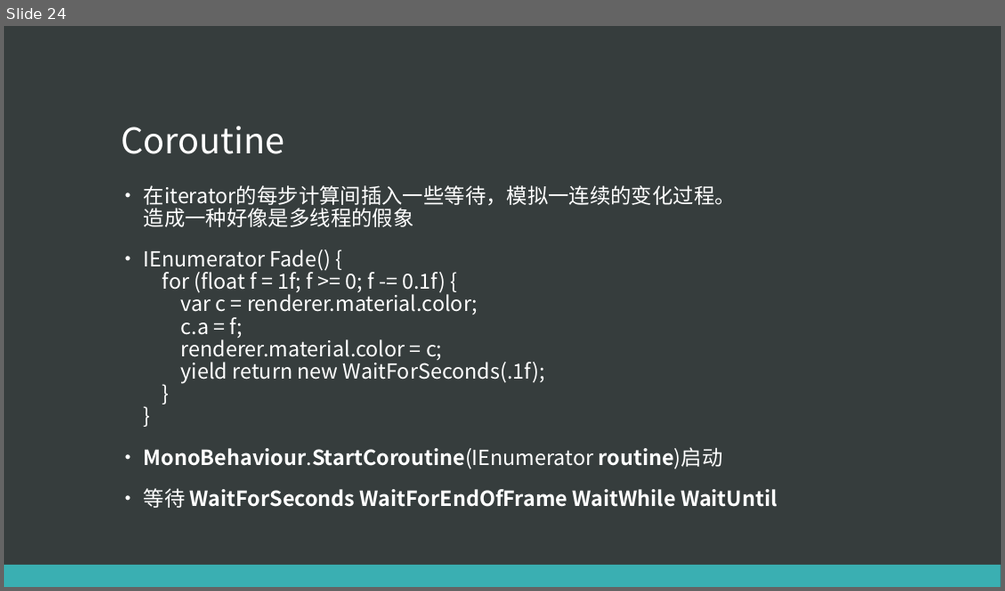
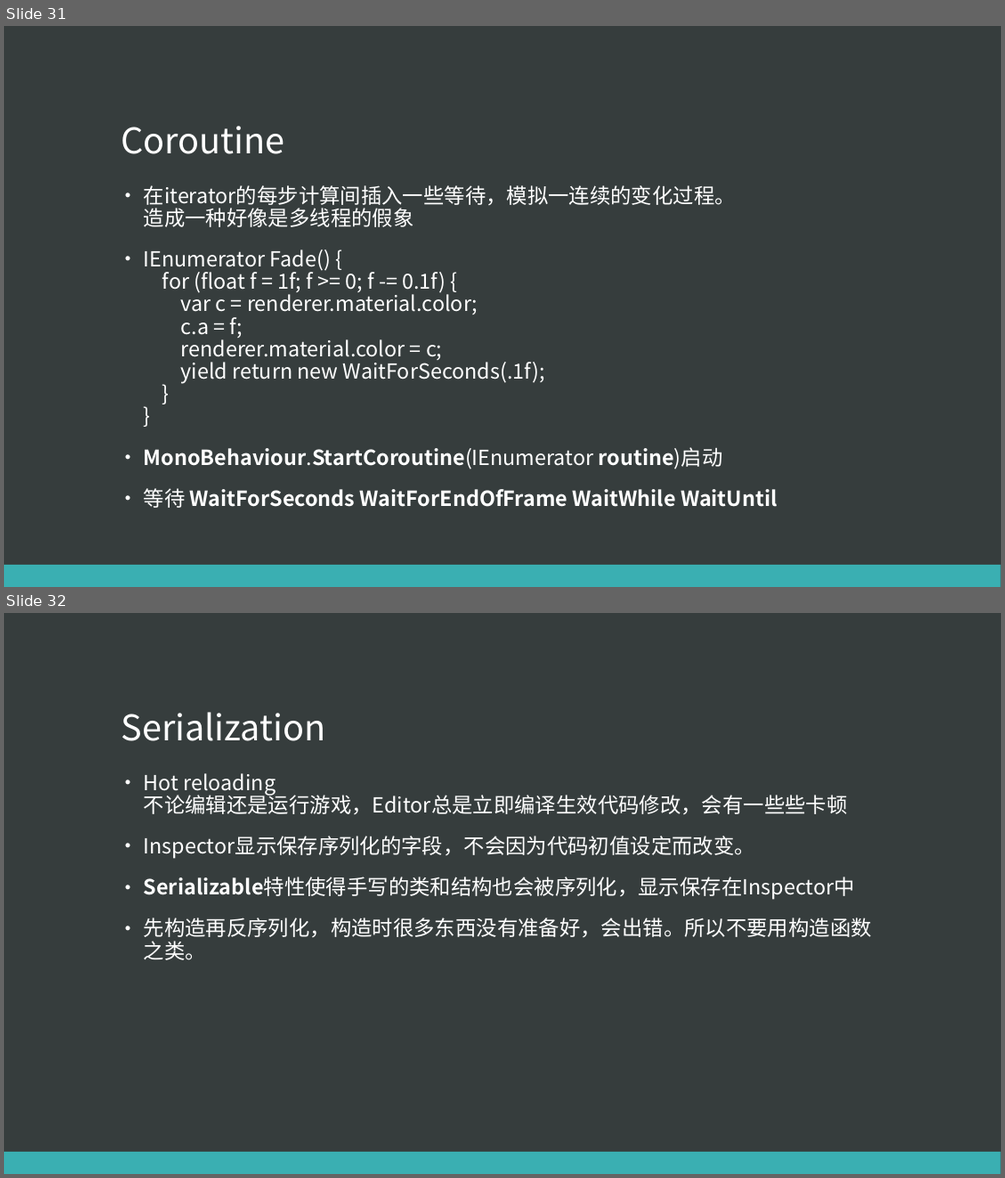
Before and after one commit to 690094231/Training, a slide deck: c#_unity/csharp-slides.pptx. Shown one above the other, each under a label of ours: slide 24 before the commit, slides 31 and 32 after it. The pictures are 1005x591 and 1005x1178 pixels, drawn with LibreOffice and Linux fonts; fonts in the diff are those of the drawing. Boxes give left, top, right and bottom in pixels: in the first picture for what was removed or moved away, otherwise in the second. Text is boxed around its words. In the diff, an @@ line names an element or a change of style, - is before the commit and + after.

```diff
--- a/c#_unity/csharp-slides.pptx
+++ b/c#_unity/csharp-slides.pptx
@@ slide 32 added at (4, 613, 1001, 1174), background #363D3D; not listed: 1 template element that a slide beside it also shows @@
@@ title added at (121, 712, 326, 741), 34 pt, text #FFFFFF @@
+Serialization
@@ text added at (144, 773, 872, 960), 20 pt, text #FFFFFF @@
+• Hot reloading
+  不论编辑还是运行游戏，Editor总是立即编译生效代码修改，会有一些些卡顿
+• Inspector显示保存序列化的字段，不会因为代码初值设定而改变。
+• Serializable特性使得手写的类和结构也会被序列化，显示保存在Inspector中
+• 先构造再反序列化，构造时很多东西没有准备好，会出错。所以不要用构造函数之类。
@@ what was slide 24 is now slide 31 @@
```
Also in this commit, not shown: 2 slides changed, 4 other slides added, 3 other files.
